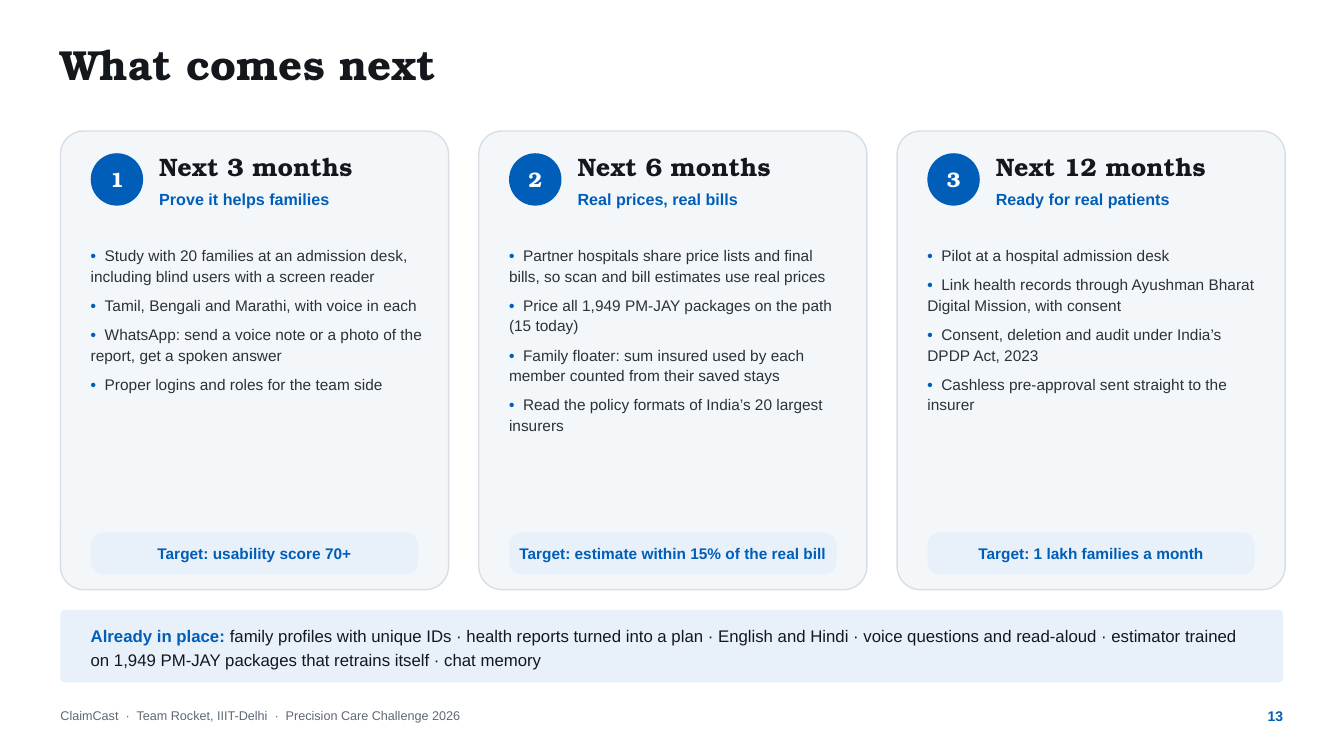
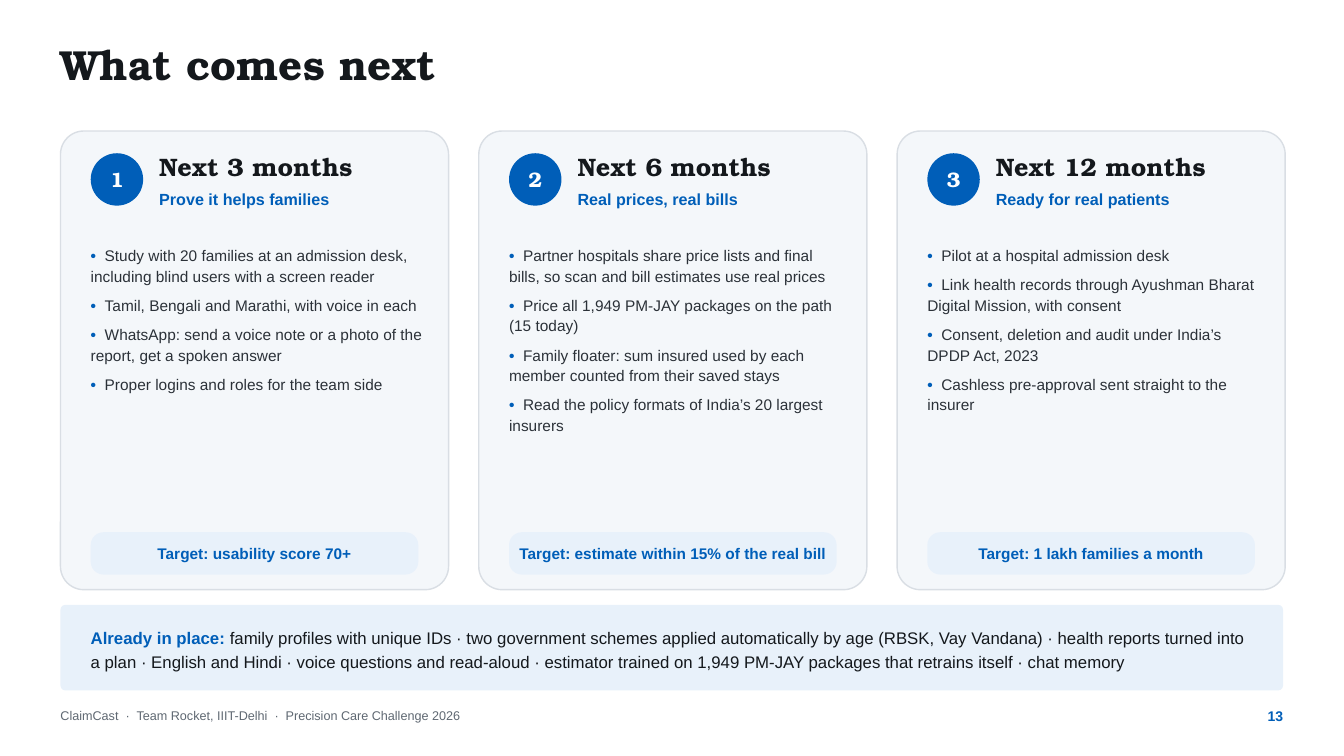
Before and after one commit to aniket-3001/ClaimCast, a slide deck: slide 13 of presentation deck/ClaimCast - Pitch Deck.pptx. Drawn at 1344x756 pixels with LibreOffice and Linux fonts; fonts in the diff are those of the drawing. Boxes give left, top, right and bottom in pixels: in the first picture for what was removed or moved away, otherwise in the second. Text is boxed around its words. In the diff, an @@ line names an element or a change of style, - is before the commit and + after.

```diff
--- a/presentation deck/ClaimCast - Pitch Deck.pptx
+++ b/presentation deck/ClaimCast - Pitch Deck.pptx
@@ rounded rectangle: place and size @@
-rounded rectangle at (60, 610, 1284, 683)
+rounded rectangle at (60, 605, 1284, 691)
@@ text at (91, 632, 1244, 672): text changed @@
-Already in place: family profiles with unique IDs · health reports turned into a plan · English and Hindi · voice questions and read-aloud · estimator trained on 1,949 PM-JAY packages that retrains itself · chat memory
+Already in place: family profiles with unique IDs · two government schemes applied automatically by age (RBSK, Vay Vandana) · health reports turned into a plan · English and Hindi · voice questions and read-aloud · estimator trained on 1,949 PM-JAY packages that retrains itself · chat memory
```
Also in this commit, not shown: 2 other slides changed, 1 other file.
